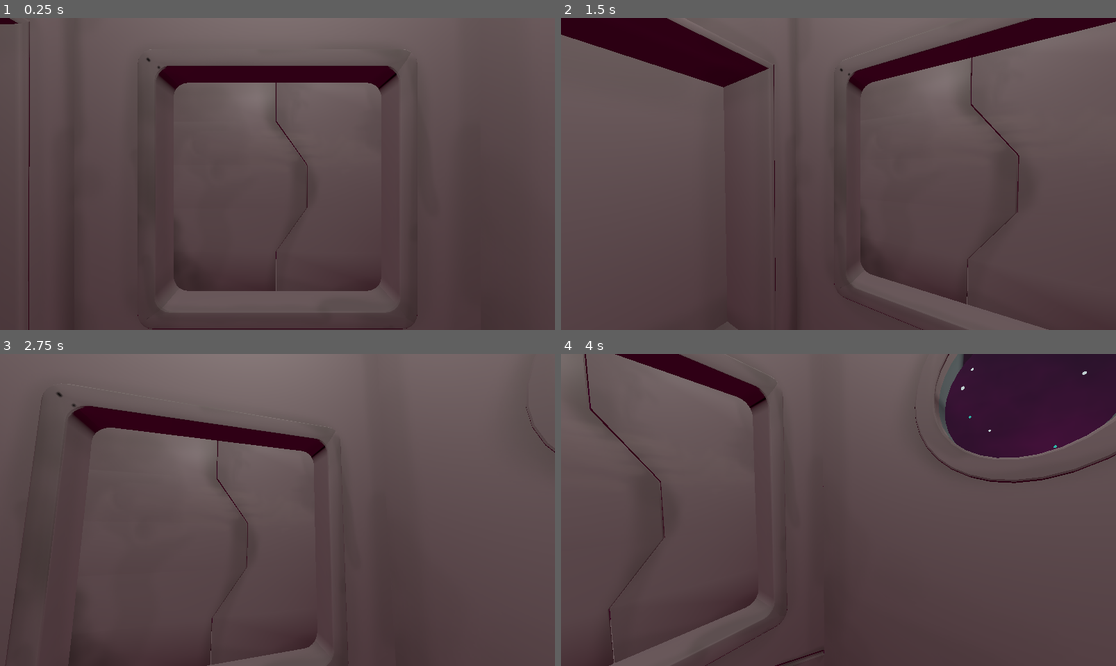
Above: before the commit, frames 1-4 (two rows, left to right).
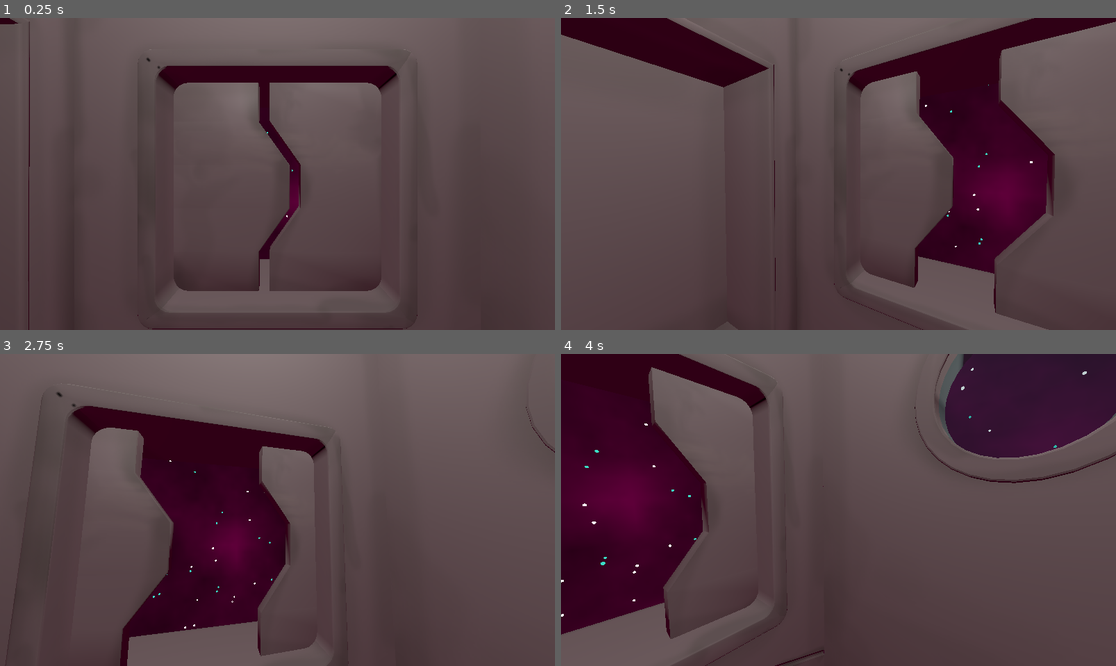
Above: after the commit, the same moments.

Repository: kettle-game-studio/unlimited-space-shawarma
Game: Godot game, scene res://assets/scenes/main_scene.tscn
Two runs of this game, one before a commit and one after it. Both use one fixed random seed, a clock stepped at 60 frames per second and the inputs below.
Inputs (mouse positions are in pixels of both pictures, inside the frame that each line leads up to):
- Up to frame 1 (0.25 s): no input
- Up to frame 2 (1.5 s): move the mouse to (866, 174) at 0.52 s; move the mouse to (810, 174) at 1.27 s
- Up to frame 3 (2.75 s): move the mouse to (288, 503) at 2.02 s
- Up to frame 4 (4 s): move the mouse to (832, 516) at 2.77 s; move the mouse to (877, 513) at 3.52 s

The runs differ from the first frame. In frame 1, 1.3% of the frame differs, in the area x 31-56%, y 20-88%; in frame 2, 12%; in frame 3, 15%; in frame 4, 19%, in the area x 0-27%, y 0-100%.

Commit message:
Add door open script

Diff:
--- /dev/null
+++ b/assets/prefabs/door.tscn
@@ -0,0 +1,14 @@
+[gd_scene load_steps=4 format=3 uid="uid://csjp6tg2psdb0"]
+
+[ext_resource type="Script" path="res://assets/scripts/door_script.gd" id="1_gjx50"]
+[ext_resource type="PackedScene" uid="uid://ol1te0vxmr7j" path="res://assets/prefabs/room_parts/left_door.tscn" id="1_rli3j"]
+[ext_resource type="PackedScene" uid="uid://da1rg2ief6g8f" path="res://assets/prefabs/room_parts/right_door.tscn" id="2_dniwe"]
+
+[node name="Door" type="Node3D" node_paths=PackedStringArray("leftDoor", "rightDoor")]
+script = ExtResource("1_gjx50")
+leftDoor = NodePath("LeftDoor")
+rightDoor = NodePath("RightDoor")
+
+[node name="LeftDoor" parent="." instance=ExtResource("1_rli3j")]
+
+[node name="RightDoor" parent="." instance=ExtResource("2_dniwe")]
--- a/assets/prefabs/room.tscn
+++ b/assets/prefabs/room.tscn
@@ -1,12 +1,11 @@
-[gd_scene load_steps=10 format=3 uid="uid://hr3ejr51xyux"]
+[gd_scene load_steps=9 format=3 uid="uid://hr3ejr51xyux"]
 
 [ext_resource type="PackedScene" uid="uid://c052crh6e17ge" path="res://assets/prefabs/room_parts/floor.tscn" id="1_5rspi"]
 [ext_resource type="PackedScene" uid="uid://bavvfyood7whp" path="res://assets/prefabs/room_parts/wall_1.tscn" id="2_d4a1x"]
 [ext_resource type="PackedScene" uid="uid://dx727lulaji88" path="res://assets/prefabs/room_parts/wall_2.tscn" id="3_utfa7"]
 [ext_resource type="PackedScene" uid="uid://ny55ponoxlby" path="res://assets/prefabs/room_parts/wall_3.tscn" id="4_l5usa"]
 [ext_resource type="PackedScene" uid="uid://csqkawa01ij4v" path="res://assets/prefabs/room_parts/wall_4.tscn" id="5_l81xe"]
-[ext_resource type="PackedScene" uid="uid://ol1te0vxmr7j" path="res://assets/prefabs/room_parts/left_door.tscn" id="6_dpeh3"]
-[ext_resource type="PackedScene" uid="uid://da1rg2ief6g8f" path="res://assets/prefabs/room_parts/right_door.tscn" id="7_5u1mh"]
+[ext_resource type="PackedScene" uid="uid://csjp6tg2psdb0" path="res://assets/prefabs/door.tscn" id="6_mesk7"]
 [ext_resource type="Material" uid="uid://cgtl8wj1e80ke" path="res://assets/materials/glass_material.tres" id="8_0dnye"]
 
 [sub_resource type="QuadMesh" id="QuadMesh_pve2l"]
@@ -25,11 +24,10 @@
 [node name="Wall4" parent="." instance=ExtResource("5_l81xe")]
 transform = Transform3D(-4.37114e-08, 0, -1, 0, 1, 0, 1, 0, -4.37114e-08, 0, 0, 0)
 
-[node name="Door" type="Node3D" parent="."]
-
-[node name="LeftDoor" parent="Door" instance=ExtResource("6_dpeh3")]
-
-[node name="RightDoor" parent="Door" instance=ExtResource("7_5u1mh")]
+[node name="Door" parent="." instance=ExtResource("6_mesk7")]
+transform = Transform3D(1, 0, 0, 0, 1, 0, 0, 0, 1, -0.192513, 0, 0)
+targetPosition = Vector3(-1, 0, 0)
+seconsToOpen = 3.0
 
 [node name="glass" type="CSGMesh3D" parent="."]
 transform = Transform3D(-4.42136, 0, -8.80204e-08, 0, 11.1397, 0, 3.86527e-07, 0, -1.00684, 0, 0, 3.18893)
--- /dev/null
+++ b/assets/scripts/door_script.gd
@@ -0,0 +1,53 @@
+extends Node
+
+@export var leftDoor: Node3D
+@export var rightDoor: Node3D
+@export var targetPosition: Vector3
+@export var seconsToOpen: float
+
+var leftDoorStartPosition: Vector3
+var rightDoorStartPosition: Vector3
+
+var opening = true
+var moved = 0
+
+func _ready():
+	leftDoorStartPosition = leftDoor.transform.origin
+	rightDoorStartPosition = rightDoor.transform.origin
+
+func _process(delta):
+	if opening:
+		if open(delta):
+			opening = !opening
+	else:
+		if close(delta):
+			opening = !opening
+	pass
+
+func open(delta: float) -> bool:
+	if moved == 1:
+		return true;
+	if moved > 1:
+		moved = 1
+		set_doors_positions()
+		return true;
+
+	moved += (1 / seconsToOpen) * delta
+	set_doors_positions()
+	return false
+
+func close(delta: float) -> bool:
+	if moved == 0:
+		return true;
+	if moved < 0:
+		moved = 0
+		set_doors_positions()
+		return true;
+
+	moved -= (1 / seconsToOpen)  * delta
+	set_doors_positions()
+	return false
+
+func set_doors_positions():
+	leftDoor.transform.origin = leftDoorStartPosition + targetPosition * moved
+	rightDoor.transform.origin = rightDoorStartPosition - targetPosition * moved
--- a/assets/scripts/player_controller.gd
+++ b/assets/scripts/player_controller.gd
@@ -5,7 +5,6 @@
 
 @export var camera_speed: float = 0.01
 
-# Called when the node enters the scene tree for the first time.
 func _ready():
 	Input.set_mouse_mode(Input.MOUSE_MODE_CAPTURED)
 
